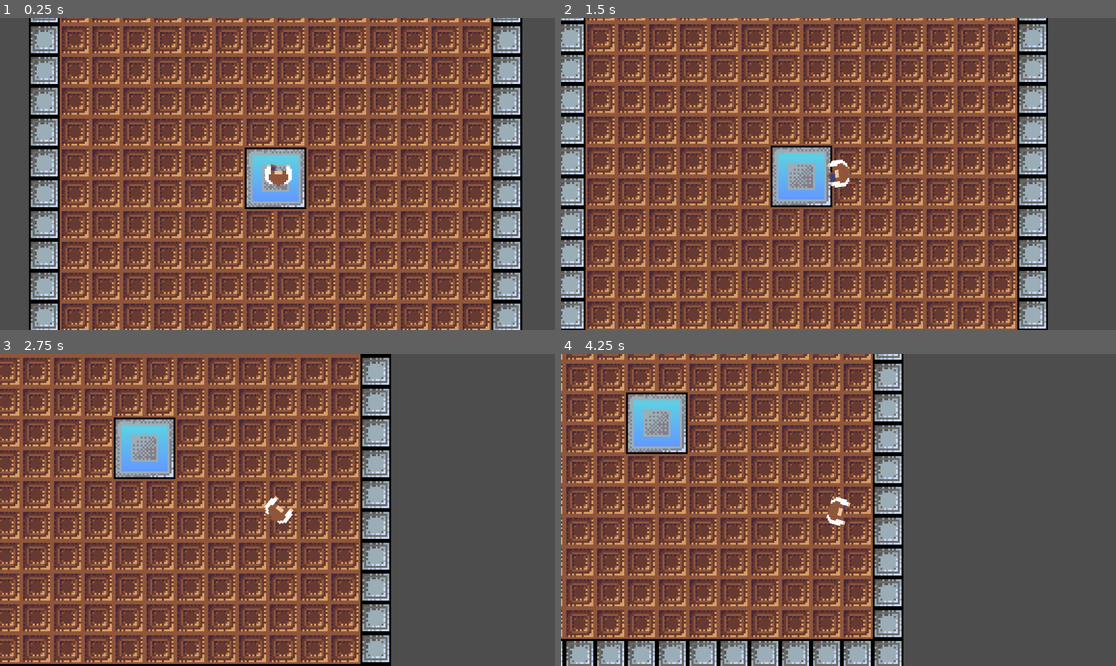
Above: before the commit, frames 1-4 (two rows, left to right).
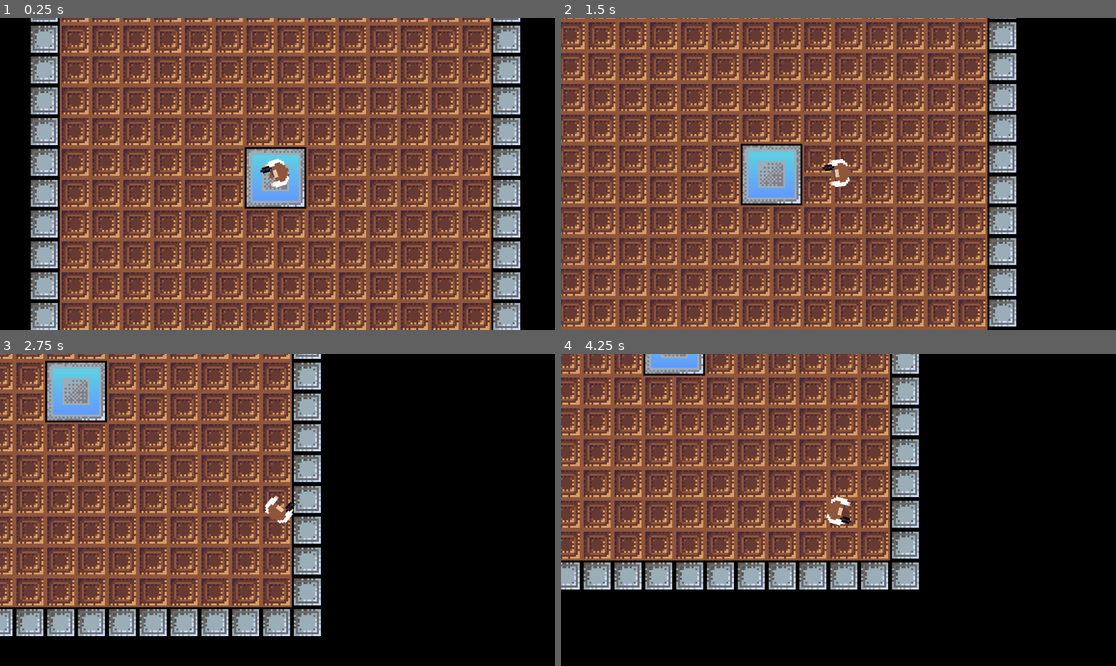
Above: after the commit, the same moments.

Repository: DriftWare07/gdod-jam-25
Game: Godot game, scene res://scenes/main.tscn
Same seed, same stepped clock (60 frames per second), same inputs: the game is played once before the commit and once after it.
Inputs (mouse positions are in pixels of both pictures, inside the frame that each line leads up to):
- Up to frame 1 (0.25 s): no input
- Up to frame 2 (1.5 s): move the mouse to (960, 158) at 0.52 s; hold D (right) 0.53-1.28 s; click (960, 158) at 0.67 s; move the mouse to (727, 189) at 1.27 s; hold S (down) from 1.28 s (still down)
- Up to frame 3 (2.75 s): move the mouse to (333, 441) at 2.02 s; release S (down) at 2.03 s; hold D (right) from 2.03 s (still down)
- Up to frame 4 (4.25 s): move the mouse to (810, 572) at 2.77 s; release D (right) at 2.78 s; hold W (up) 2.78-3.53 s; click (810, 572) at 2.92 s; move the mouse to (1005, 556) at 3.52 s; hold A (left) from 3.53 s (still down)

The runs differ from the first frame. In frame 1, 22% of the frame differs, in the area x 0-100%, y 0-100%; in frame 2, 64%; in frame 3, 83%; in frame 4, 88%.

Commit message:
weapon sprites added

Diff:
--- a/gdod-jam-25/project.godot
+++ b/gdod-jam-25/project.godot
@@ -54,3 +54,4 @@
 [rendering]
 
 textures/canvas_textures/default_texture_filter=0
+environment/defaults/default_clear_color=Color(0, 0, 0, 1)
--- a/gdod-jam-25/scenes/main.tscn
+++ b/gdod-jam-25/scenes/main.tscn
@@ -19,6 +19,9 @@
 physics_layer_0/collision_layer = 1
 sources/0 = SubResource("TileSetAtlasSource_jae4e")
 
+[sub_resource type="Environment" id="Environment_q4j4f"]
+background_energy_multiplier = 0.0
+
 [node name="main" type="Node2D"]
 
 [node name="TileMap" type="TileMap" parent="."]
@@ -28,3 +31,6 @@
 
 [node name="player" parent="." instance=ExtResource("2_i30qc")]
 position = Vector2(129, 126)
+
+[node name="WorldEnvironment" type="WorldEnvironment" parent="."]
+environment = SubResource("Environment_q4j4f")
--- a/gdod-jam-25/scenes/player/player.gd
+++ b/gdod-jam-25/scenes/player/player.gd
@@ -19,6 +19,6 @@
 	if input.length() > 0: velocity += input*accel
 	else: velocity = velocity.lerp(Vector2.ZERO, decel*delta)
 
-
+	velocity = velocity.clamp(Vector2(-speed,-speed), Vector2(speed,speed))
 
 	move_and_slide()
--- a/gdod-jam-25/scenes/player/player.tscn
+++ b/gdod-jam-25/scenes/player/player.tscn
@@ -6,11 +6,92 @@
 [ext_resource type="Texture2D" uid="uid://b5x8vr822pve2" path="res://assets/gdodjam25tiles.png" id="2_ybbbr"]
 [ext_resource type="Script" path="res://addons/shaker/data/Vector2/BaseShakerType2D.gd" id="3_t0gkm"]
 [ext_resource type="Script" path="res://addons/shaker/data/Vector2/ShakerTypeSineWave2D.gd" id="4_4a006"]
+[ext_resource type="Texture2D" uid="uid://csutg0lmxfv4b" path="res://assets/gdodjam25_weapons.png" id="4_djp0r"]
 [ext_resource type="Script" path="res://addons/shaker/data/Single/BaseShakerType1D.gd" id="4_kvuxx"]
 [ext_resource type="Script" path="res://addons/shaker/data/Vector2/ShakerPreset2D.gd" id="6_6w8ue"]
 
 [sub_resource type="CircleShape2D" id="CircleShape2D_dwp0u"]
 radius = 7.07107
+
+[sub_resource type="AtlasTexture" id="AtlasTexture_tng15"]
+atlas = ExtResource("4_djp0r")
+region = Rect2(0, 64, 64, 32)
+
+[sub_resource type="AtlasTexture" id="AtlasTexture_o2wuu"]
+atlas = ExtResource("4_djp0r")
+region = Rect2(0, 160, 64, 32)
+
+[sub_resource type="AtlasTexture" id="AtlasTexture_tuiri"]
+atlas = ExtResource("4_djp0r")
+region = Rect2(0, 0, 64, 32)
+
+[sub_resource type="AtlasTexture" id="AtlasTexture_rljau"]
+atlas = ExtResource("4_djp0r")
+region = Rect2(0, 32, 64, 32)
+
+[sub_resource type="AtlasTexture" id="AtlasTexture_ubrg1"]
+atlas = ExtResource("4_djp0r")
+region = Rect2(0, 96, 64, 32)
+
+[sub_resource type="AtlasTexture" id="AtlasTexture_fd5ka"]
+atlas = ExtResource("4_djp0r")
+region = Rect2(0, 128, 64, 32)
+
+[sub_resource type="SpriteFrames" id="SpriteFrames_qgfnl"]
+animations = [{
+"frames": [],
+"loop": true,
+"name": &"default",
+"speed": 5.0
+}, {
+"frames": [{
+"duration": 1.0,
+"texture": SubResource("AtlasTexture_tng15")
+}],
+"loop": true,
+"name": &"dual pistols",
+"speed": 5.0
+}, {
+"frames": [{
+"duration": 1.0,
+"texture": SubResource("AtlasTexture_o2wuu")
+}],
+"loop": true,
+"name": &"grenade_launcher",
+"speed": 5.0
+}, {
+"frames": [{
+"duration": 1.0,
+"texture": SubResource("AtlasTexture_tuiri")
+}],
+"loop": true,
+"name": &"pencil_crossbow",
+"speed": 5.0
+}, {
+"frames": [{
+"duration": 1.0,
+"texture": SubResource("AtlasTexture_rljau")
+}],
+"loop": true,
+"name": &"pistol",
+"speed": 5.0
+}, {
+"frames": [{
+"duration": 1.0,
+"texture": SubResource("AtlasTexture_ubrg1")
+}],
+"loop": true,
+"name": &"rifle",
+"speed": 5.0
+}, {
+"frames": [{
+"duration": 1.0,
+"texture": SubResource("AtlasTexture_fd5ka")
+}],
+"loop": true,
+"name": &"steak_gun",
+"speed": 5.0
+}]
 
 [sub_resource type="Resource" id="Resource_by4j2"]
 script = ExtResource("4_4a006")
@@ -37,6 +118,8 @@
 [node name="player" type="CharacterBody2D"]
 position = Vector2(0.0949757, 0.137363)
 script = ExtResource("1_1jfvs")
+speed = 1500
+accel = 1.3
 
 [node name="CollisionShape2D" type="CollisionShape2D" parent="."]
 shape = SubResource("CircleShape2D_dwp0u")
@@ -53,11 +136,14 @@
 region_enabled = true
 region_rect = Rect2(64, 0, 16, 15)
 
-[node name="gunhand" type="Node2D" parent="body"]
-position = Vector2(3.90502, 4.86264)
+[node name="gunsprite" type="AnimatedSprite2D" parent="body"]
+position = Vector2(24, 8.5)
+sprite_frames = SubResource("SpriteFrames_qgfnl")
+animation = &"pistol"
+autoplay = "pistol"
 
 [node name="Camera2D" type="Camera2D" parent="."]
-position = Vector2(-0.0757632, -0.148825)
+position = Vector2(-0.137354, 0.0949882)
 zoom = Vector2(4, 4)
 rotation_smoothing_enabled = true
 
Binary file added: gdod-jam-25/assets/gdodjam25_weapons.png
Not shown, added: gdod-jam-25/assets/gdodjam25_weapons.png.import
Not shown: 1 places in gdod-jam-25/scenes/main.tscn that only renumber resources
Not shown: 1 places in gdod-jam-25/scenes/player/player.tscn that only renumber resources
